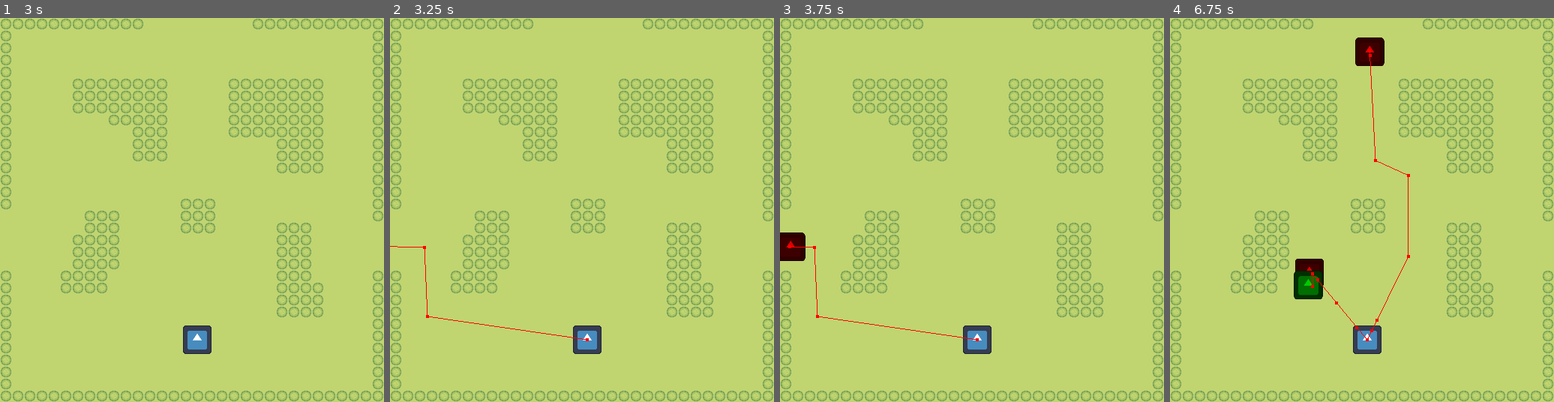
Above: before the commit, frames 1-4 (left to right).
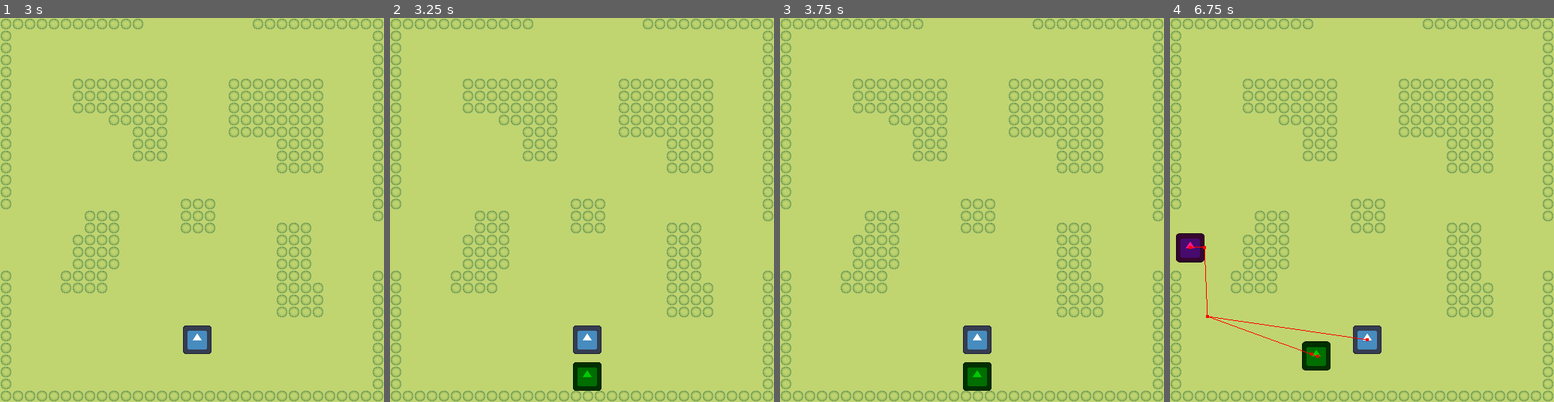
Above: after the commit, the same moments.

Repository: RasheedC131/MorseCodeDefense
Game: Godot game, scene res://game.tscn
Same seed, same stepped clock (60 frames per second), same inputs: the game is played once before the commit and once after it. The engine's default icon, where the game draws it, is replaced by a stand-in: a white triangle on a blue panel in a dark square.
Inputs:
- Up to frame 1 (3 s): tap Enter at 0.5, 2 s; tap Space at 1.25, 2.75 s
- Up to frame 2 (3.25 s): no input
- Up to frame 3 (3.75 s): no input
- Up to frame 4 (6.75 s): no input

Frame 1 is identical in both runs. In frame 2, 0.7% of the frame differs, in the area x 0-56%, y 59-98%; in frame 3, 1.2%; in frame 4, 2.9%, in the area x 1-63%, y 5-92%.

Commit message:
Ally Priority Added
When an ally attacthes to an enemey it will check if its currently being attacked. If it is the ally is flagged as "helping" and will ditch helping when it finds its own enemy to attack

Diff:
--- a/morse-code-defense/Agents/Ally/ally.gd
+++ b/morse-code-defense/Agents/Ally/ally.gd
@@ -3,26 +3,56 @@
 const SPEED : int = 100
 @onready var nav_agent := $PathFinder as Pathfinder
 var target_letter : String
+var is_helping : bool
 
 func _ready() -> void:
-	#Get all enimes in scene
-	var enimes : Array[Enemy] = []
-	enimes.assign(get_tree().get_nodes_in_group("enemy"))
+	#Get all enemies in scene
+	var enemies : Array[Enemy] = []
+	enemies.assign(get_tree().get_nodes_in_group("enemy"))
 
 	#Find Enemy with matching letter
-	if not enimes.is_empty():
-		for i in enimes:
+	var occupied_target: Enemy
+	if not enemies.is_empty():
+		for i in enemies:
 			if i.letter == target_letter:
-				print("Match Found")
-				nav_agent.target = i
-				break
+				if i.is_targeted:
+					if not is_instance_valid(occupied_target):
+						occupied_target = i
+				else:
+					print("Match Found")
+					lock_target(i)
+					break
 
+	if is_instance_valid(occupied_target):
+		lock_target(occupied_target)
+
+	#Didnt find a match
 	if not is_instance_valid(nav_agent.target):
 		print("bye bye")
 		await get_tree().create_timer(1).timeout
 		queue_free()
 
+	get_tree().node_added.connect(_on_node_added_to_game)
+
 func _physics_process(delta: float) -> void:
 	if is_instance_valid(nav_agent):
 		velocity = nav_agent.get_next_dir() * SPEED
 		move_and_slide()
+
+func _on_node_added_to_game(new_node: Node) -> void:
+	if not is_helping or new_node is not Enemy:
+		return
+
+	if new_node.letter == target_letter:
+		print("Found Own")
+		is_helping = false
+		lock_target(new_node)
+
+func lock_target(enemy: Enemy) -> void:
+	nav_agent.target = enemy
+
+	#Update Flags
+	if not enemy.is_targeted:
+		enemy.is_targeted = true
+	else:
+		is_helping = true
--- a/morse-code-defense/Agents/Enemy/Spawner/enemy_spawner.gd
+++ b/morse-code-defense/Agents/Enemy/Spawner/enemy_spawner.gd
@@ -29,4 +29,9 @@
 	enemy.position = curr_spawnpoint.global_position
 	enemy.letter = alphabet[randi() % alphabet.size()]
 	print(enemy.letter)
+
+	#temp color
+	if enemy.letter == "A":
+		enemy.get_node("Sprite2D").modulate = Color.DEEP_PINK
+
 	current_scene.add_child(enemy)
--- a/morse-code-defense/Agents/Enemy/Spawner/enemy_spawner.tscn
+++ b/morse-code-defense/Agents/Enemy/Spawner/enemy_spawner.tscn
@@ -16,7 +16,7 @@
 position = Vector2(1026.667, 0)
 
 [node name="Timer" type="Timer" parent="." unique_id=2076311613]
-wait_time = 3.0
+wait_time = 5.0
 autostart = true
 
 [connection signal="timeout" from="Timer" to="." method="_on_timer_timeout"]
--- a/morse-code-defense/Agents/Enemy/enemy.gd
+++ b/morse-code-defense/Agents/Enemy/enemy.gd
@@ -1,10 +1,10 @@
 extends CharacterBody2D
 class_name Enemy
 
-const SPEED : int = 100
+const SPEED : int = 50
 @onready var nav_agent := $PathFinder as Pathfinder
 var letter : String
-var is_targeted : bool
+var is_targeted : bool = false
 
 func _ready() -> void:
 	var player = get_tree().get_first_node_in_group("player")
--- a/morse-code-defense/Agents/TestLevel/player.tscn
+++ b/morse-code-defense/Agents/TestLevel/player.tscn
@@ -23,7 +23,7 @@
 position = Vector2(0, 163.33331)
 
 [node name="Timer" type="Timer" parent="." unique_id=735189611]
-wait_time = 5.0
+wait_time = 3.0
 autostart = true
 
 [connection signal="timeout" from="Timer" to="." method="_on_timer_timeout"]
